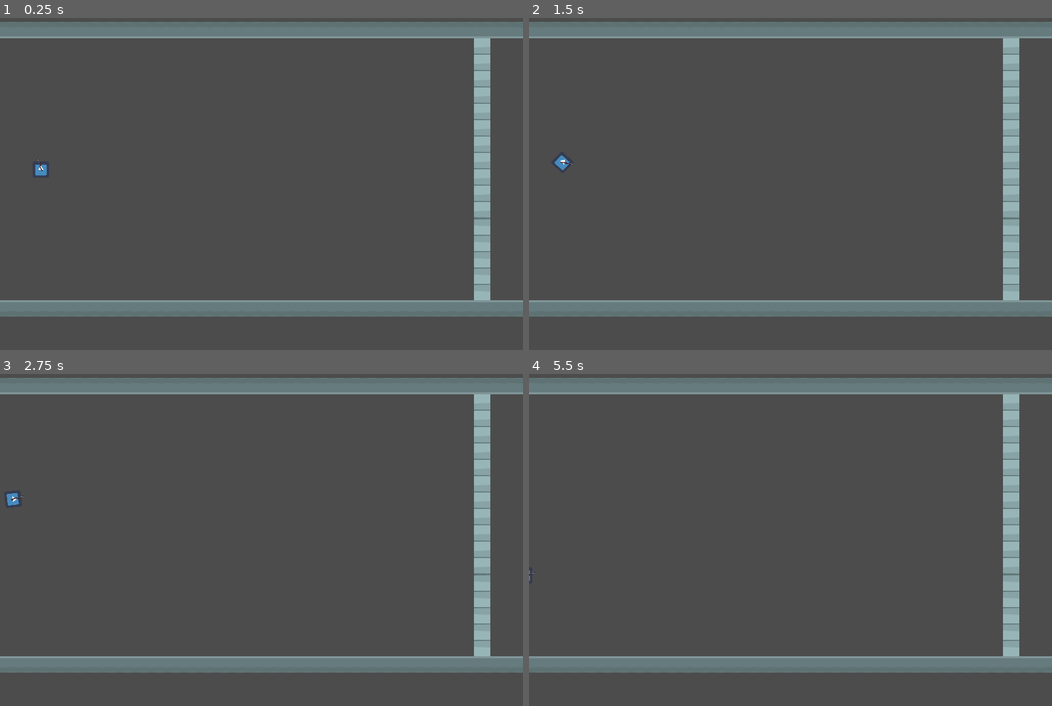
Above: before the commit, frames 1-4 (two rows, left to right).
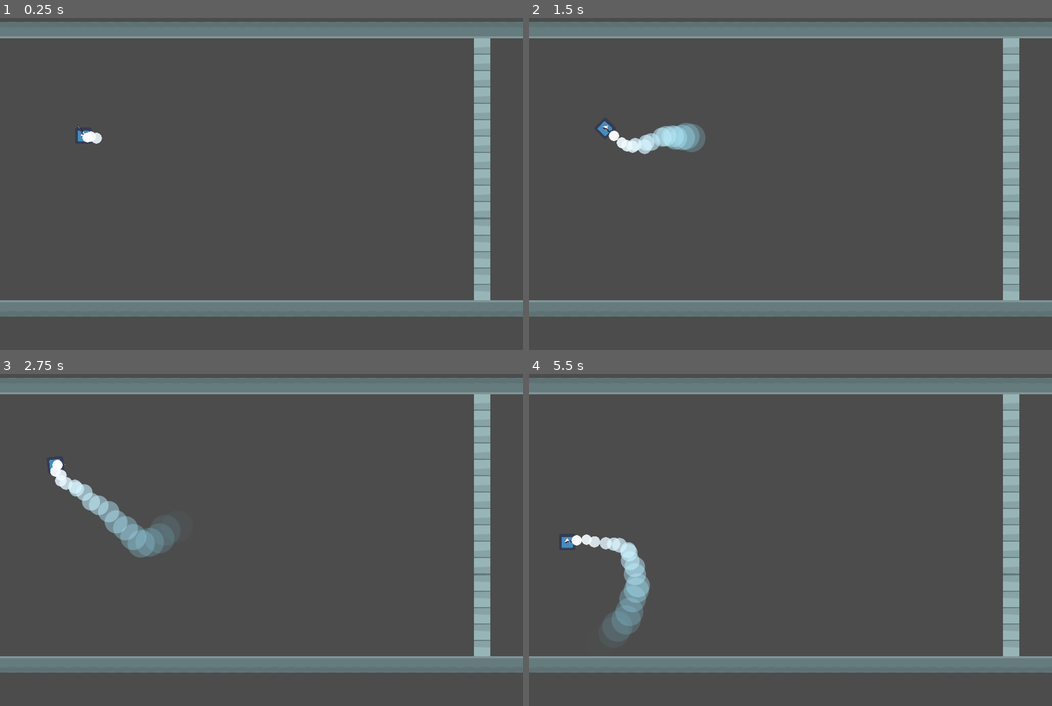
Above: after the commit, the same moments.

Repository: TeamGamePlay/game-firefighter
Game: Godot game, scene res://levels/level_1/World_1.tscn
The game is run twice, just before and just after one commit, with the same random seed, the same clock (stepped at 60 frames per second) and the same inputs. This scene is started directly instead of the project's main scene. The engine's default icon, where the game draws it, is replaced by a stand-in: a white triangle on a blue panel in a dark square.
Inputs (mouse positions are in pixels of both pictures, inside the frame that each line leads up to):
- Up to frame 1 (0.25 s): no input
- Up to frame 2 (1.5 s): tap Enter (ui_accept) at 0.5, 0.77 s; move the mouse to (905, 150) at 0.52 s; hold Right (ui_right) 0.53-1.28 s; move the mouse to (685, 187) at 1.27 s; hold Down (ui_down) from 1.28 s (still down)
- Up to frame 3 (2.75 s): tap Enter (ui_accept) at 1.52 s; move the mouse to (313, 440) at 2.02 s; release Down (ui_down) at 2.03 s; hold Right (ui_right) from 2.03 s (still down)
- Up to frame 4 (5.5 s): move the mouse to (764, 603) at 2.77 s; release Right (ui_right) at 2.78 s; hold Up (ui_up) 2.78-3.53 s; tap Enter (ui_accept) at 3.02, 3.77, 4.52 s; move the mouse to (947, 583) at 3.52 s; hold Left (ui_left) 3.53-5.03 s; move the mouse to (633, 466) at 4.27 s; move the mouse to (816, 526) at 5.02 s; hold Down (ui_down) from 5.03 s (still down)

The runs differ from the first frame. In frame 1, 0.2% of the frame differs, in the area x 6-20%, y 32-48%; in frame 2, 1.2%; in frame 3, 1.9%, in the area x 1-34%, y 25-56%; in frame 4, 1.8%.

Commit message:
fix minor

Diff:
--- a/levels/level_1/World_1.tscn
+++ b/levels/level_1/World_1.tscn
@@ -1,8 +1,35 @@
-[gd_scene load_steps=4 format=2]
+[gd_scene load_steps=10 format=2]
 
 [ext_resource path="res://levels/level_1/World_1.gd" type="Script" id=1]
 [ext_resource path="res://floor.tres" type="TileSet" id=2]
 [ext_resource path="res://FireFighters/FireFighter.tscn" type="PackedScene" id=3]
+[ext_resource path="res://assets/circulo.png" type="Texture" id=4]
+
+[sub_resource type="Gradient" id=1]
+offsets = PoolRealArray( 0.0122378, 0.263986, 0.951049 )
+colors = PoolColorArray( 1, 1, 1, 1, 0.858589, 0.966857, 1, 0.731844, 0.472656, 0.876404, 1, 0 )
+
+[sub_resource type="GradientTexture" id=2]
+gradient = SubResource( 1 )
+
+[sub_resource type="Curve" id=3]
+_data = [ Vector2( 0.00428528, 0.3163 ), 0.0, 0.0, 0, 0, Vector2( 1, 1 ), 0.0, 0.0, 0, 0 ]
+
+[sub_resource type="CurveTexture" id=4]
+curve = SubResource( 3 )
+
+[sub_resource type="ParticlesMaterial" id=5]
+emission_shape = 1
+emission_sphere_radius = 5.41
+flag_disable_z = true
+spread = 0.0
+gravity = Vector3( 0, 0, 0 )
+initial_velocity = 103.45
+angular_velocity = 1.0
+orbit_velocity = 0.0
+orbit_velocity_random = 0.0
+scale_curve = SubResource( 4 )
+color_ramp = SubResource( 2 )
 
 [node name="World_1" type="Node"]
 script = ExtResource( 1 )
@@ -14,6 +41,14 @@
 tile_data = PoolIntArray( 196608, 1073741824, 0, 196609, 1073741824, 0, 196610, 1073741824, 0, 196611, 1073741824, 0, 1 …(1450 unchanged characters)…
 
 [node name="KinematicBody2D" parent="." instance=ExtResource( 3 )]
-position = Vector2( 80, 384 )
+position = Vector2( 163.6, 317.5 )
 gun_cooldown = 0.4
+
+[node name="Particles2D" type="Particles2D" parent="KinematicBody2D"]
+amount = 20
+lifetime = 2.0
+randomness = 0.11
+local_coords = false
+process_material = SubResource( 5 )
+texture = ExtResource( 4 )
 [connection signal="shoot" from="KinematicBody2D" to="." method="_on_Fighter_shoot"]
Binary file added: assets/circulo.png
Not shown, added: assets/circulo.png.import
